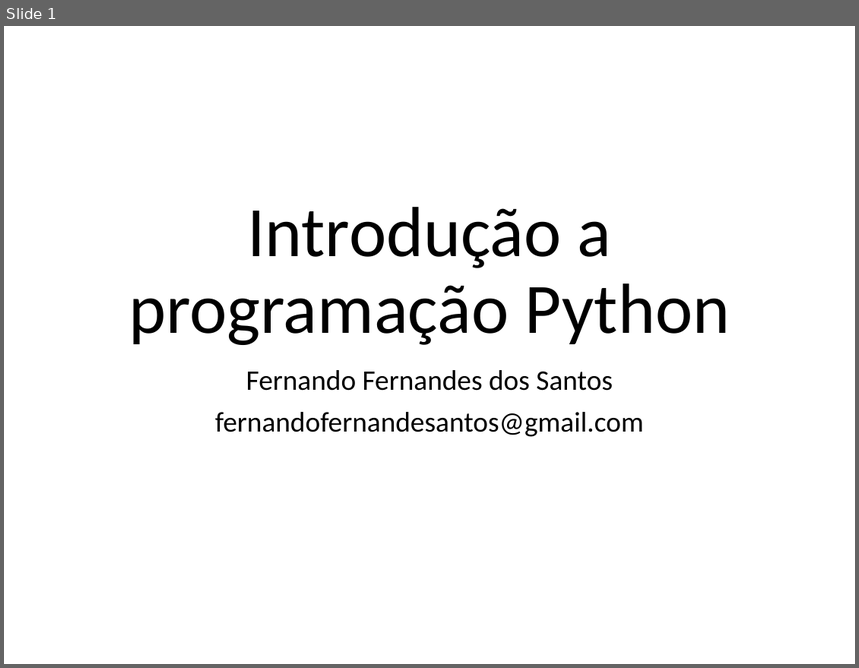
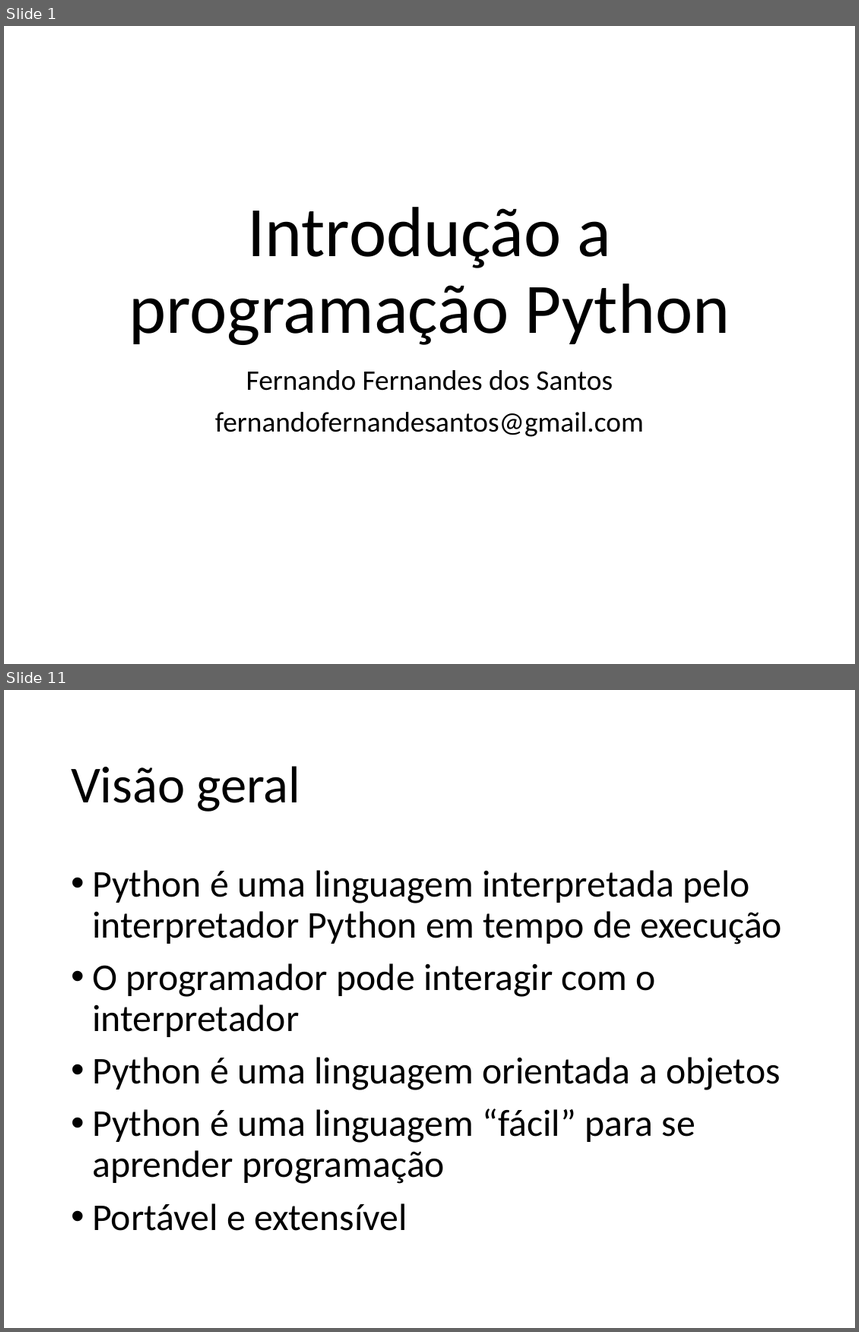
Before and after one commit to fernandoFernandeSantos/minicurso_python_2019, a slide deck: aula.pptx. Shown one above the other, each under a label of ours: slide 1 before the commit, slides 1 and 11 after it; the slides between them are not shown. The pictures are 859x668 and 859x1332 pixels, drawn with LibreOffice and Linux fonts; fonts in the diff are those of the drawing. Boxes give left, top, right and bottom in pixels: in the first picture for what was removed or moved away, otherwise in the second. Text is boxed around its words. In the diff, an @@ line names an element or a change of style, - is before the commit and + after.

```diff
--- a/aula.pptx
+++ b/aula.pptx
@@ slide 11 added at bbox=[4, 690, 855, 1328], background #FFFFFF @@
@@ title added at bbox=[71, 766, 301, 812], 44 pt, text #000000 @@
+Visão geral
@@ text added at bbox=[92, 870, 782, 1231], 32 pt, text #000000 @@
+• Python é uma linguagem interpretada pelo interpretador Python em tempo de execução
+• O programador pode interagir com o interpretador
+• Python é uma linguagem orientada a objetos
+• Python é uma linguagem “fácil” para se aprender programação
+• Portável e extensível
```
Also in this commit, not shown: 41 other slides added, 4 other files.
